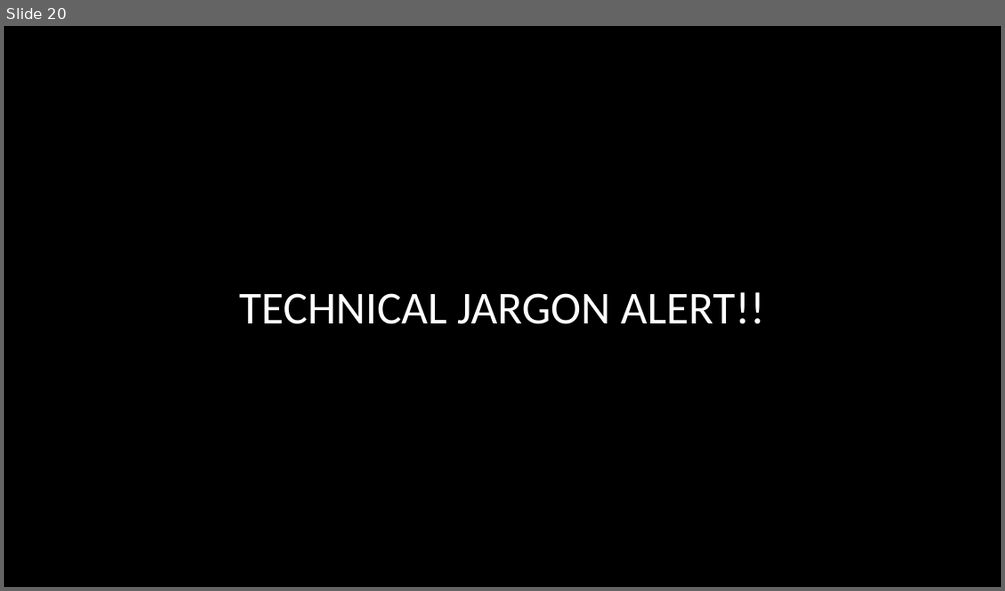
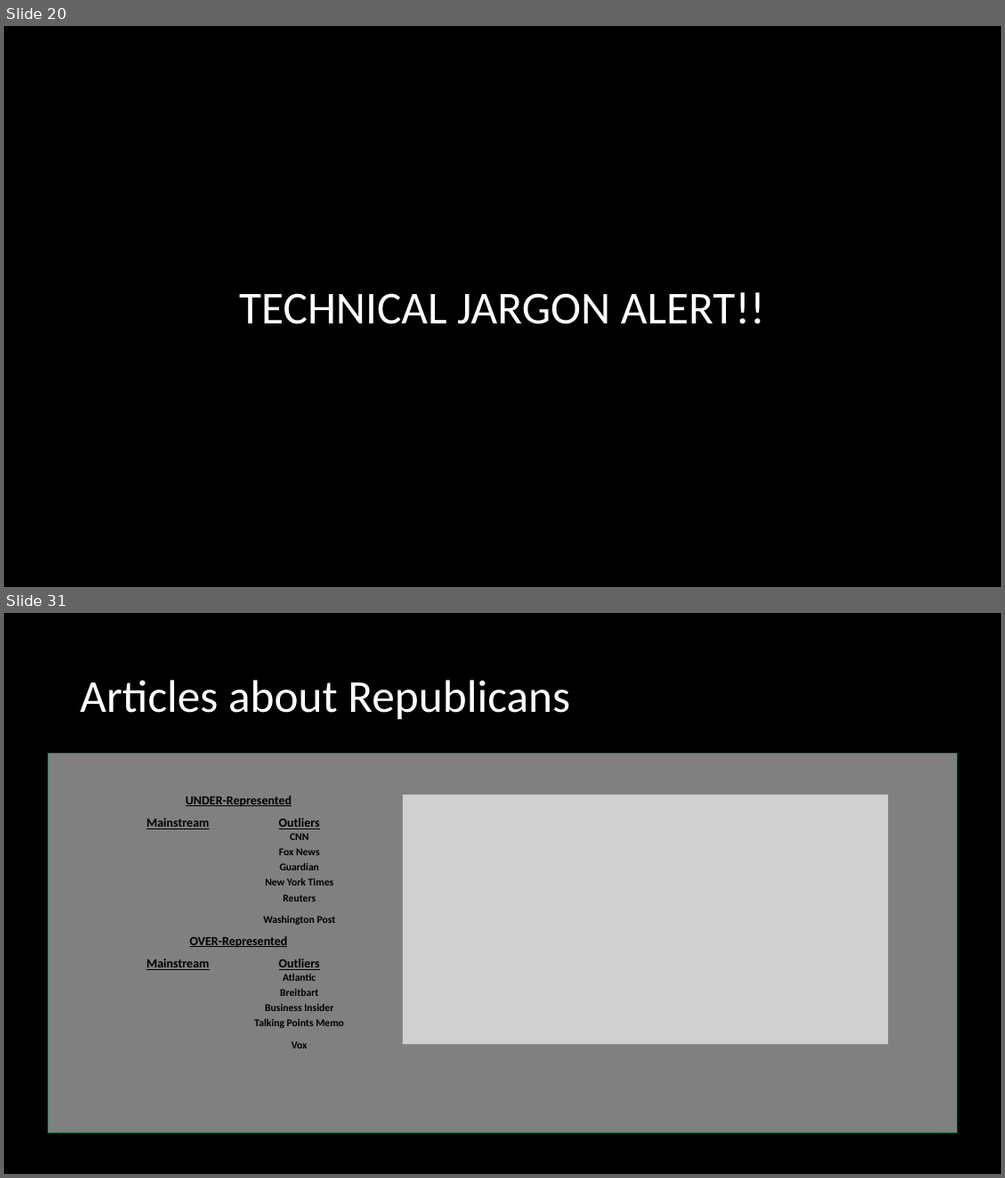
Before and after one commit to jrizcallah/Springboard, a slide deck: Springboard/data_storytelling/sentiment_bias_presentation.pptx. Shown one above the other, each under a label of ours: slide 20 before the commit, slides 20 and 31 after it; the slides between them are not shown. The pictures are 1005x591 and 1005x1178 pixels, drawn with LibreOffice and Linux fonts; fonts in the diff are those of the drawing; grey boxes stand for pictures. Boxes give left, top, right and bottom in pixels: in the first picture for what was removed or moved away, otherwise in the second. Text is boxed around its words. In the diff, an @@ line names an element or a change of style, - is before the commit and + after.

```diff
--- a/Springboard/data_storytelling/sentiment_bias_presentation.pptx
+++ b/Springboard/data_storytelling/sentiment_bias_presentation.pptx
@@ slide 31 added at [4,613,1001,1174], background #000000 @@
@@ title added at [80,680,570,720], 44 pt, text #FFFFFF @@
+Articles about Republicans
@@ rectangle added at [48,753,957,1132], fill #808080, outline #1E8168 1 pt @@
@@ table added at [117,785,359,1052], 15 rows, 2 columns @@
+UNDER-Represented | 
+Mainstream | Outliers
+ | CNN
+ | Fox News
+ | Guardian
+ | New York Times
+ | Reuters
+ | Washington Post
+OVER-Represented | 
+Mainstream | Outliers
+ | Atlantic
+ | Breitbart
+ | Business Insider
+ | Talking Points Memo
+ | Vox
@@ picture added at [402,794,888,1044] @@
```
Also in this commit, not shown: 4 slides changed, 10 other slides added, 1 slide removed, 7 other files.
